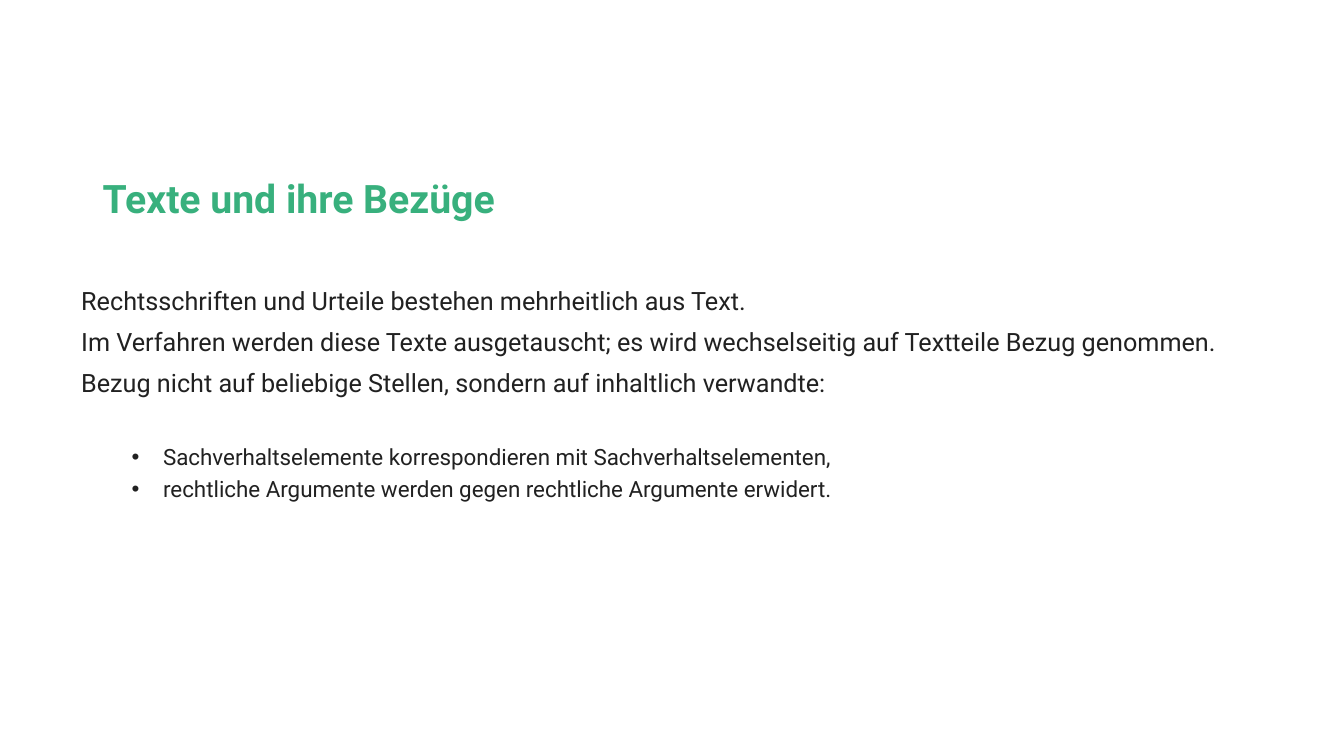
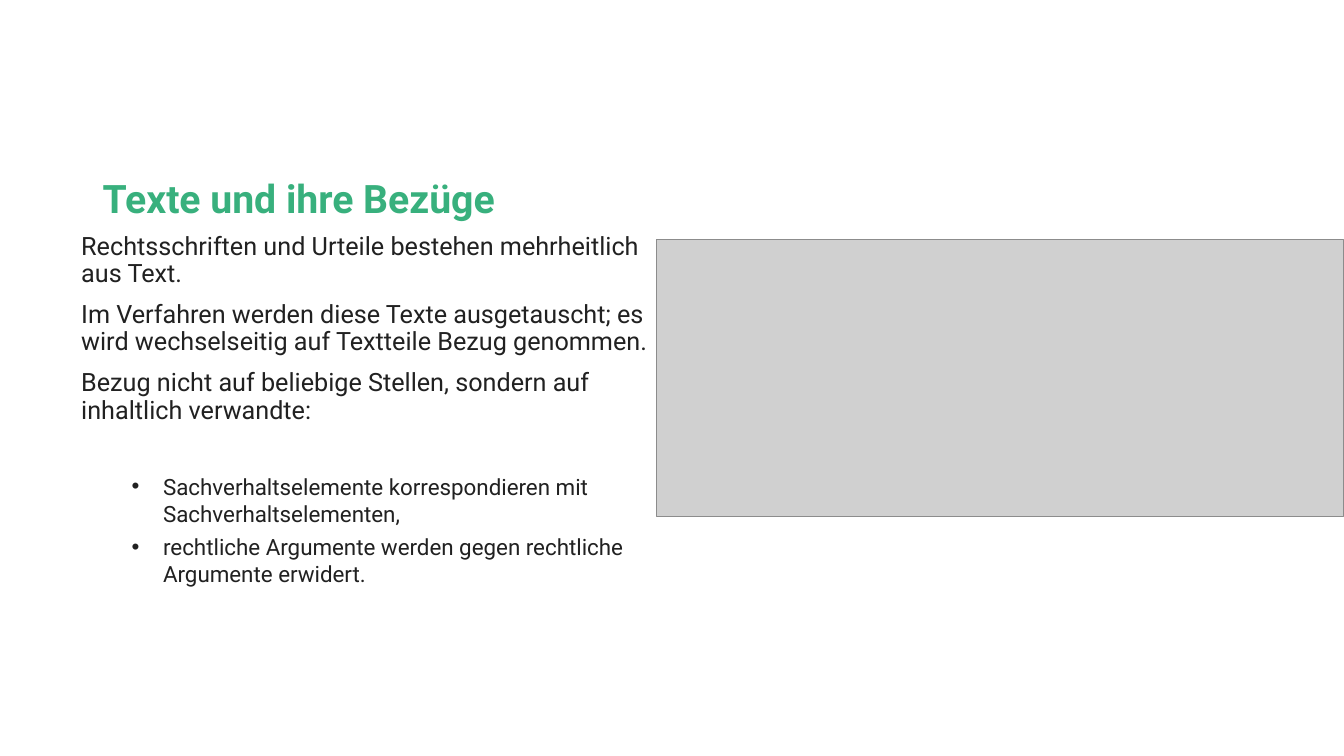
Before and after one commit to jan-nicklaus/LegalXML, a slide deck: slide 3 of Beispiele/sebastian/final_xml-vorteile.pptx. Drawn at 1344x756 pixels with LibreOffice and Linux fonts; fonts in the diff are those of the drawing; grey boxes stand for pictures; background and template pictures are left out. Boxes give left, top, right and bottom in pixels: in the first picture for what was removed or moved away, otherwise in the second. Text is boxed around its words. In the diff, an @@ line names an element or a change of style, - is before the commit and + after.

Commit message:
final ppt

```diff
--- a/Beispiele/sebastian/final_xml-vorteile.pptx
+++ b/Beispiele/sebastian/final_xml-vorteile.pptx
@@ text "Rechtsschriften und Urteile bestehen mehrheitlich ...": place and size @@
-text "Rechtsschriften und Urteile bestehen mehrheitlich ..." at box(81, 291, 1216, 502)
+text "Rechtsschriften und Urteile bestehen mehrheitlich ..." at box(81, 236, 647, 587)
@@ picture added at box(656, 240, 1344, 516) @@
@@ text at box(163, 478, 623, 587): line spacing 0.9 to 1 @@
```
Also in this commit, not shown: 1 other slide changed.
